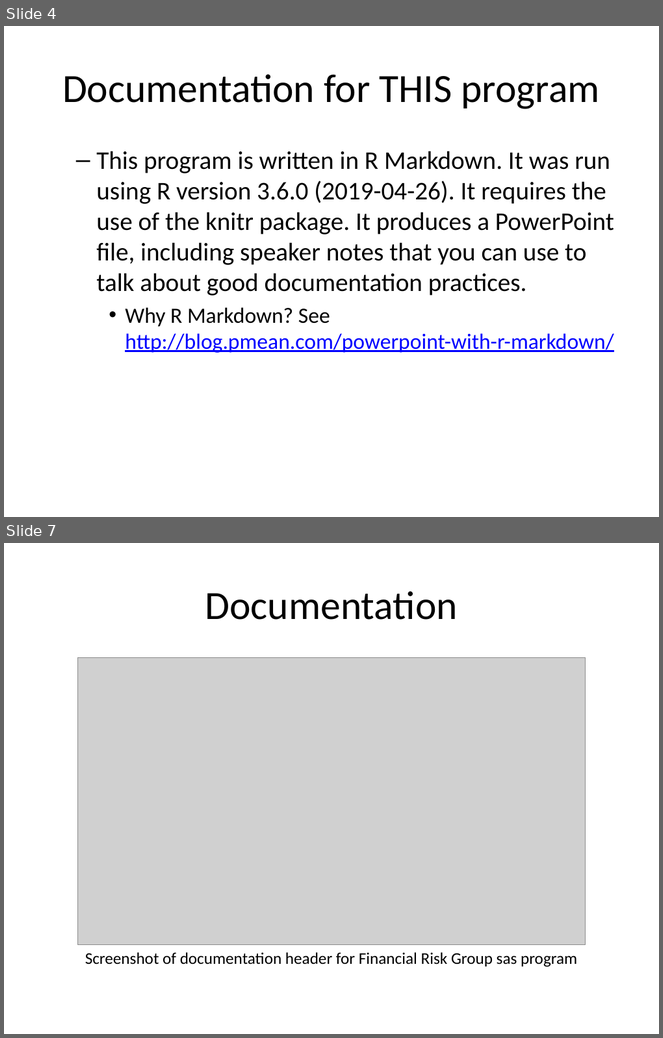
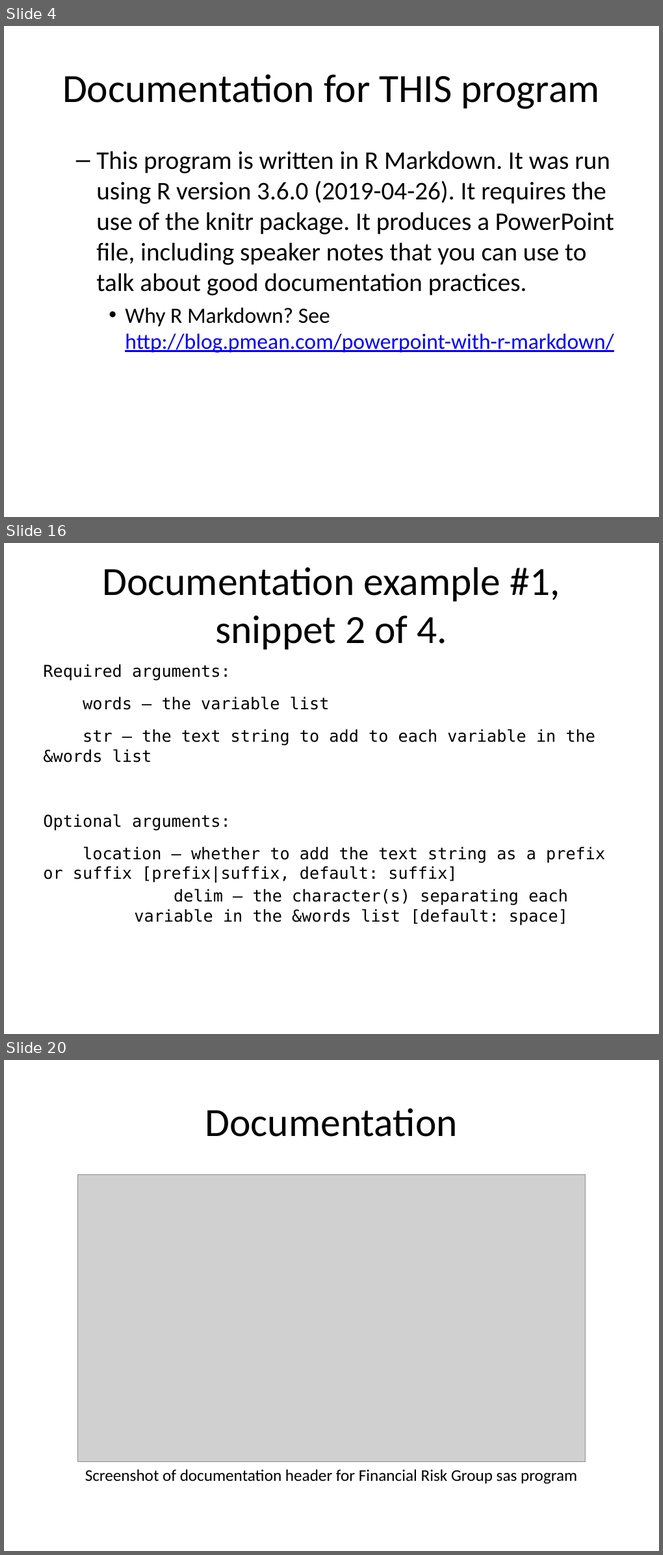
Before and after one commit to pmean/introduction-to-SAS, a slide deck: part0/src/good-documentation.pptx. Shown one above the other, each under a label of ours: slides 4 and 7 before the commit, slides 4, 16 and 20 after it; the slides between them are not shown. The pictures are 663x1038 and 663x1555 pixels, drawn with LibreOffice and Linux fonts; fonts in the diff are those of the drawing; grey boxes stand for pictures. Boxes give left, top, right and bottom in pixels: in the first picture for what was removed or moved away, otherwise in the second. Text is boxed around its words. In the diff, an @@ line names an element or a change of style, - is before the commit and + after.

Commit message:
Continuing work on good-documentation

```diff
--- a/part0/src/good-documentation.pptx
+++ b/part0/src/good-documentation.pptx
@@ slide 16 added at box(4, 543, 659, 1034), background #FFFFFF @@
@@ title added at box(102, 567, 560, 650), 44 pt, text #000000 @@
+Documentation example #1, snippet 2 of 4.
@@ text added at box(43, 665, 605, 926), 18 pt, text #000000 @@
+Required arguments:
+words – the variable list
+str – the text string to add to each variable in the &words list
+Optional arguments:
+location – whether to add the text string as a prefix or suffix [prefix|suffix, default: suffix]
+delim – the character(s) separating each variable in the &words list [default: space]
@@ what was slide 7 is now slide 20 @@
```
Also in this commit, not shown: 3 slides changed, 12 other slides added, 3 other files.
